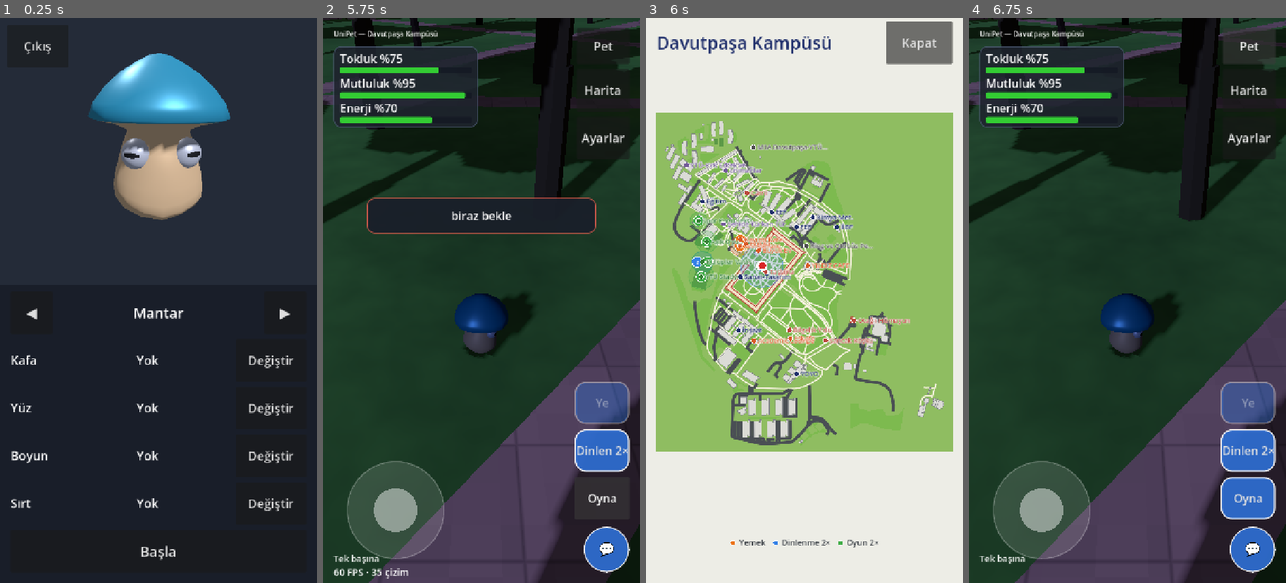
Above: before the commit, frames 1-4 (left to right).
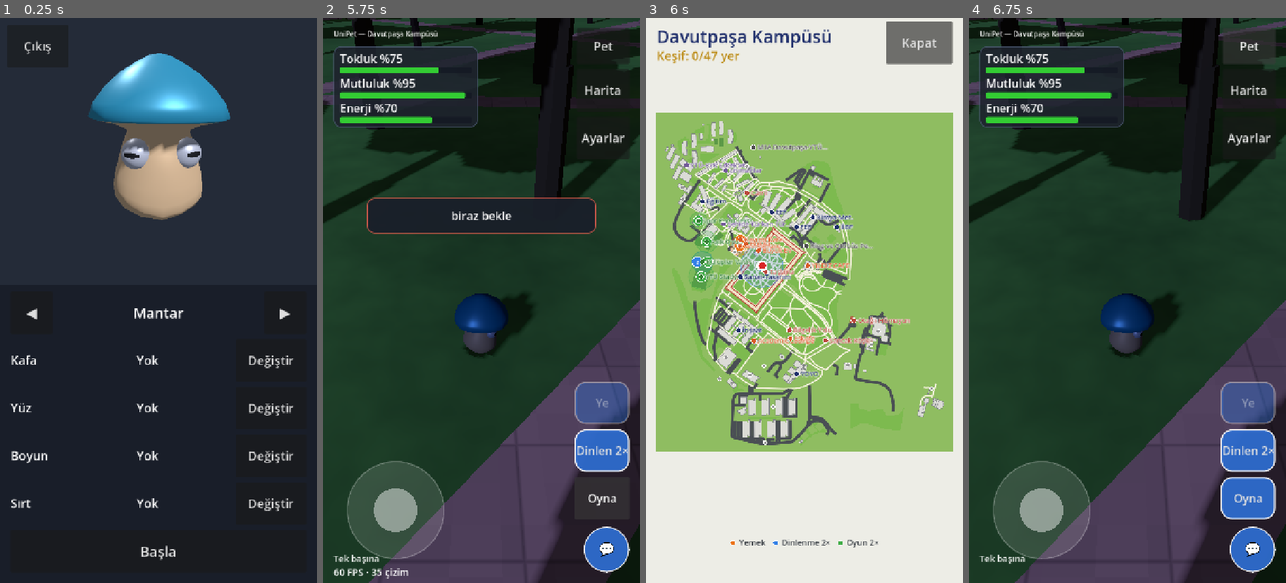
Above: after the commit, the same moments.

Repository: talha24052050/unipet
Game: Godot game, scene res://scenes/ui/login.tscn
Same seed, same stepped clock (60 frames per second), same inputs: the game is played once before the commit and once after it.
Inputs (mouse positions are in pixels of both pictures, inside the frame that each line leads up to):
- Up to frame 1 (0.25 s): no input
- Up to frame 2 (5.75 s): click "Başla" at 0.5 s; click "Oyna" at 1.25 s; tap Enter at 2 s; move the mouse to (551, 272) at 2.02 s; hold Right (ui_right) 2.03-2.75 s; click (551, 272) at 2.17 s; drag from (418, 328) to (465, 413) at 2.77 s; click "Pet" at 3.5 s; click "Başla" at 4.25 s; click "Oyna" at 5 s
- Up to frame 3 (6 s): click "Harita" at 5.75 s
- Up to frame 4 (6.75 s): click "Kapat" at 6.5 s

Frames 1-2 are identical in both runs. In frame 3, 1.4% of the frame differs, in the area x 3-91%, y 2-76%; in frame 4, nothing differs.

Commit message:
5.7: kampüs keşfi — yerlere yürüyerek yaklaşınca keşif bildirimi + sesi, profilde saklanır; haritada 'Keşif: n/47' ve keşfedilen yerlere altın halka, adsız yerler gri/altın nokta; ışınlanma keşif saymaz (30 m yürüme şartı); testler
Claude-Session: https://claude.ai/code/session_01W3xfYM39N4DkoDcWJ4iSdQ

Diff:
--- a/game/scenes/main.tscn
+++ b/game/scenes/main.tscn
@@ -17,6 +17,7 @@
 [ext_resource type="Script" path="res://src/ui/perf_label.gd" id="15"]
 [ext_resource type="Script" path="res://src/ui/connection_label.gd" id="16"]
 [ext_resource type="Script" path="res://src/ui/settings_button.gd" id="17"]
+[ext_resource type="Script" path="res://src/world/discovery.gd" id="18"]
 
 [sub_resource type="NavigationMesh" id="navmesh"]
 geometry_parsed_geometry_type = 1
@@ -240,3 +241,7 @@
 [node name="NetworkSync" type="Node" parent="." node_paths=PackedStringArray("player")]
 script = ExtResource("9")
 player = NodePath("../Player")
+
+[node name="Discovery" type="Node" parent="." node_paths=PackedStringArray("player")]
+script = ExtResource("18")
+player = NodePath("../Player")
--- a/game/src/core/config.gd
+++ b/game/src/core/config.gd
@@ -54,6 +54,10 @@
 ## Model genişliğinin ne kadarı çarpışmaya girsin (yuvarlak blob'lar köşelerden sıkışmasın).
 const PET_COLLISION_RADIUS_FACTOR: float = 0.8
 
+## Kampüs keşfi: bir yere bu kadar yaklaşınca keşfedilir (m); ışınlandıktan sonra en az bu kadar yürümek gerekir (m).
+const DISCOVER_RADIUS: float = 22.0
+const DISCOVER_MIN_WALK: float = 30.0
+
 ## Sanal joystick (piksel; 720x1280 tasarım çözünürlüğüne göre).
 const JOYSTICK_RADIUS: float = 110.0
 const JOYSTICK_DEADZONE: float = 0.15
--- a/game/src/core/local_profile.gd
+++ b/game/src/core/local_profile.gd
@@ -12,6 +12,8 @@
 var accessories: Dictionary = {}
 ## Sunucunun bildirdiği açık efsanevi petler (OP_UNLOCKS); seçim ekranı bunlara bakar.
 var unlocked: PackedStringArray = PackedStringArray()
+## Keşfedilen yerler (data/places.json id'leri).
+var discovered: PackedStringArray = PackedStringArray()
 
 
 static func load_or_default(path: String = PATH) -> RefCounted:
@@ -25,6 +27,7 @@
 			if not acc.is_empty():
 				p.accessories[StringName(slot)] = StringName(acc)
 		p.unlocked = PackedStringArray(str(cfg.get_value("unlocks", "pets", "")).split(",", false))
+		p.discovered = PackedStringArray(str(cfg.get_value("discovery", "places", "")).split(",", false))
 	if p.pet_id == &"":
 		p.pet_id = Config.DEFAULT_PET_ID
 	return p
@@ -35,6 +38,7 @@
 	cfg.set_value("pet", "id", str(pet_id))
 	cfg.set_value("player", "name", display_name)
 	cfg.set_value("unlocks", "pets", ",".join(unlocked))
+	cfg.set_value("discovery", "places", ",".join(discovered))
 	for slot: StringName in accessories:
 		cfg.set_value("accessories", str(slot), str(accessories[slot]))
 	return cfg.save(path)
--- a/game/src/ui/campus_map.gd
+++ b/game/src/ui/campus_map.gd
@@ -44,6 +44,8 @@
 const COLOR_HISTORIC_ROOF: Color = Color(0.73, 0.28, 0.23)
 const COLOR_MARKER: Color = Color(0.12, 0.18, 0.42)
 const COLOR_MARKER_HERE: Color = Color(0.96, 0.76, 0.2)
+const COLOR_DISCOVERED: Color = Color(0.98, 0.72, 0.1)
+const COLOR_UNDISCOVERED: Color = Color(0.6, 0.6, 0.6)
 const HISTORIC_KEYS: PackedStringArray = ["kışla", "taşbina", "sanat ve tasarım", "otağ", "sancak", "hamam", "mescit", "cami"]
 ## Harita kenar boşluğu (px) ve üst başlık/alt panel yükseklikleri.
 const MARGIN: float = 24.0
@@ -68,6 +70,9 @@
 var _title: Label
 var _confirm: PanelContainer
 var _confirm_label: Label
+var _discovery_label: Label
+## Keşfedilen yer id'leri (profil); haritada altın halka, keşfedilmeyen küçük yerler gri nokta.
+var discovered: PackedStringArray = PackedStringArray()
 
 var care_spots: Dictionary:
 	get:
@@ -89,6 +94,7 @@
 	_places = (pl as Dictionary).get("places", []) if pl is Dictionary else []
 	var cs: Variant = JSON.parse_string(FileAccess.get_file_as_string(CARE_SPOTS_DATA))
 	_care_spots = cs if cs is Dictionary else {}
+	discovered = (load("res://src/core/local_profile.gd") as GDScript).call("load_or_default").get("discovered")
 	_build_ui()
 	resized.connect(_fit)
 	_fit()
@@ -267,10 +273,16 @@
 func _draw_places(font: Font) -> void:
 	for p: Dictionary in _places:
 		var kind: String = str(p.get("kind", ""))
-		if not PLACE_KINDS.has(kind) or str(p.get("id", "")) == "ortabahce":
-			continue
 		var pos: Array = p.get("pos", [0, 0])
 		var m: Vector2 = world_to_map(Vector2(float(pos[0]), float(pos[1])))
+		var found: bool = discovered.has(str(p.get("id", "")))
+		if found:
+			draw_circle(m, PLACE_DOT + 4.5, COLOR_DISCOVERED)
+		if not PLACE_KINDS.has(kind) or str(p.get("id", "")) == "ortabahce":
+			# adsız yerler (servis/kapı): keşfedilmediyse gri, edildiyse altın nokta
+			draw_circle(m, PLACE_DOT * 0.7 + 1.5, Color.WHITE)
+			draw_circle(m, PLACE_DOT * 0.7, COLOR_DISCOVERED if found else COLOR_UNDISCOVERED)
+			continue
 		var col: Color = PLACE_KINDS[kind]
 		draw_circle(m, PLACE_DOT + 1.5, Color.WHITE)
 		draw_circle(m, PLACE_DOT, col)
@@ -278,6 +290,10 @@
 		var at: Vector2 = m + Vector2(PLACE_DOT + 3.0, PLACE_FONT_SIZE * 0.35)
 		draw_string_outline(font, at, label, HORIZONTAL_ALIGNMENT_LEFT, -1, PLACE_FONT_SIZE, 4, Color.WHITE)
 		draw_string(font, at, label, HORIZONTAL_ALIGNMENT_LEFT, -1, PLACE_FONT_SIZE, col)
+
+
+static func discovery_text(found: int, total: int) -> String:
+	return "Keşif: %d/%d yer" % [found, total]
 
 
 ## Uzun resmi adları haritaya sığacak kısaltmaya çevirir.
@@ -369,8 +385,15 @@
 	_title.text = "Davutpaşa Kampüsü"
 	_title.add_theme_font_size_override("font_size", 40)
 	_title.add_theme_color_override("font_color", COLOR_MARKER)
-	_title.position = Vector2(MARGIN, 28)
+	_title.position = Vector2(MARGIN, 14)
 	add_child(_title)
+	_discovery_label = Label.new()
+	_discovery_label.name = "DiscoveryLabel"
+	_discovery_label.text = discovery_text(discovered.size(), _places.size())
+	_discovery_label.add_theme_font_size_override("font_size", 28)
+	_discovery_label.add_theme_color_override("font_color", COLOR_DISCOVERED.darkened(0.25))
+	_discovery_label.position = Vector2(MARGIN, 66)
+	add_child(_discovery_label)
 	var back: Button = Button.new()
 	back.text = "Kapat"
 	back.add_theme_font_size_override("font_size", 28)
--- /dev/null
+++ b/game/src/world/discovery.gd
@@ -0,0 +1,88 @@
+extends Node
+## Kampüs keşfi: oyuncu bir yere (data/places.json) yürüyerek yaklaşınca o yer "keşfedildi" olur,
+## profile kaydedilir ve bildirim çıkar. Haritadan ışınlanmak sayılmaz: doğduktan / ışınlandıktan sonra
+## en az Config.DISCOVER_MIN_WALK metre yürümüş olmak gerekir.
+
+const LocalProfile := preload("res://src/core/local_profile.gd")
+const PLACES_DATA: String = "res://data/places.json"
+const CHECK_INTERVAL_S: float = 0.5
+## Tek kontrolde bundan fazla yer değiştirme = ışınlanma (yürüme sayılmaz).
+const TELEPORT_JUMP_M: float = 12.0
+
+signal place_discovered(place: Dictionary, found: int, total: int)
+
+@export var player: Node3D
+
+var places: Array = []
+var walked: float = 0.0
+var _last: Vector3 = Vector3.INF
+var _timer: float = 0.0
+var _discovered: PackedStringArray = PackedStringArray()
+
+
+func _ready() -> void:
+	places = load_places()
+	_discovered = LocalProfile.load_or_default().get("discovered")
+
+
+static func load_places(path: String = PLACES_DATA) -> Array:
+	var f: FileAccess = FileAccess.open(path, FileAccess.READ)
+	if f == null:
+		return []
+	var d: Variant = JSON.parse_string(f.get_as_text())
+	return (d as Dictionary).get("places", []) if d is Dictionary else []
+
+
+## Yeni keşfedilen yer id'leri: yarıçap içinde olup listede olmayanlar.
+static func newly_found(pos: Vector2, place_list: Array, discovered: PackedStringArray, radius: float) -> PackedStringArray:
+	var out: PackedStringArray = PackedStringArray()
+	for p: Dictionary in place_list:
+		var id: String = str(p.get("id", ""))
+		if id.is_empty() or discovered.has(id):
+			continue
+		var pp: Array = p.get("pos", [0, 0])
+		if pos.distance_to(Vector2(float(pp[0]), float(pp[1]))) <= radius:
+			out.append(id)
+	return out
+
+
+func _process(delta: float) -> void:
+	_timer += delta
+	if _timer < CHECK_INTERVAL_S or player == null:
+		return
+	_timer = 0.0
+	tick(player.global_position)
+
+
+## Bir kontrol adımı (testler doğrudan çağırır).
+func tick(pos: Vector3) -> void:
+	if _last != Vector3.INF:
+		var step: float = Vector2(pos.x - _last.x, pos.z - _last.z).length()
+		if step > TELEPORT_JUMP_M:
+			walked = 0.0
+		else:
+			walked += step
+	_last = pos
+	if walked < Config.DISCOVER_MIN_WALK:
+		return
+	var found: PackedStringArray = newly_found(Vector2(pos.x, pos.z), places, _discovered, Config.DISCOVER_RADIUS)
+	if found.is_empty():
+		return
+	_discovered.append_array(found)
+	var prof: RefCounted = LocalProfile.load_or_default()
+	prof.set("discovered", _discovered)
+	prof.call("save")
+	for id: String in found:
+		for p: Dictionary in places:
+			if str(p.get("id", "")) == id:
+				_announce(p)
+				place_discovered.emit(p, _discovered.size(), places.size())
+
+
+func _announce(p: Dictionary) -> void:
+	if not is_inside_tree() or get_tree().current_scene == null:
+		return
+	Sfx.play(&"care_ok")
+	var hud: Node = get_tree().current_scene.find_child("CareHud", true, false)
+	if hud != null and hud.has_method("show_toast"):
+		hud.call("show_toast", "Yeni yer keşfettin: %s  (%d/%d)" % [str(p.get("name", "")), _discovered.size(), places.size()], 4.0)
--- /dev/null
+++ b/game/tests/test_discovery.gd
@@ -0,0 +1,56 @@
+extends RefCounted
+## Kampüs keşfi: yürüyerek yaklaşınca keşif, ışınlanma sayılmaz, kayıt kalıcı.
+
+const Discovery := preload("res://src/world/discovery.gd")
+const LocalProfile := preload("res://src/core/local_profile.gd")
+
+const PLACES: Array = [{"id": "a", "name": "A", "pos": [0.0, 0.0]}, {"id": "b", "name": "B", "pos": [100.0, 0.0]}]
+
+
+func test_newly_found_radius() -> String:
+	var f: PackedStringArray = Discovery.newly_found(Vector2(5, 5), PLACES, PackedStringArray(), 22.0)
+	if f != PackedStringArray(["a"]):
+		return "yarıçap içindeki A bulunmalı: %s" % f
+	if not Discovery.newly_found(Vector2(5, 5), PLACES, PackedStringArray(["a"]), 22.0).is_empty():
+		return "zaten keşfedilen tekrar sayılmamalı"
+	return ""
+
+
+func test_places_data_ids_unique() -> String:
+	var pl: Array = Discovery.load_places()
+	if pl.size() < 40:
+		return "places.json yüklenemedi: %d" % pl.size()
+	var seen: Dictionary = {}
+	for p: Dictionary in pl:
+		var id: String = str(p.get("id", ""))
+		if id.is_empty() or seen.has(id):
+			return "boş ya da tekrarlı id: %s" % id
+		seen[id] = true
+	return ""
+
+
+func test_teleport_does_not_discover() -> String:
+	var before: RefCounted = LocalProfile.load_or_default()
+	var saved: PackedStringArray = before.get("discovered")
+	var d: Node = Discovery.new()
+	d.places = PLACES
+	# ışınlanıp tam B'nin üstüne düşmek: yürüme yok → keşif yok
+	d.tick(Vector3(60, 0, 0))
+	d.tick(Vector3(100, 0, 0))
+	var got: Array = []
+	d.place_discovered.connect(func(p: Dictionary, _f: int, _t: int) -> void: got.append(p["id"]))
+	d.tick(Vector3(101, 0, 0))
+	if not got.is_empty():
+		d.free()
+		return "ışınlanma keşif saymamalı"
+	# B'den uzaklaşıp yürüyerek geri gel
+	for x: int in range(101, 140, 3):
+		d.tick(Vector3(x, 0, 0))
+	for x: int in range(140, 98, -3):
+		d.tick(Vector3(x, 0, 0))
+	d.free()
+	var after: RefCounted = LocalProfile.load_or_default()
+	var ok: bool = got == ["b"] and after.get("discovered").has("b")
+	after.set("discovered", saved)
+	after.call("save")
+	return "" if ok else "yürüyerek gelince B keşfedilmeli: %s" % [got]
Not shown, added: game/src/world/discovery.gd.uid
Not shown, added: game/tests/test_discovery.gd.uid
Not shown, changed: docs/ROADMAP.md
